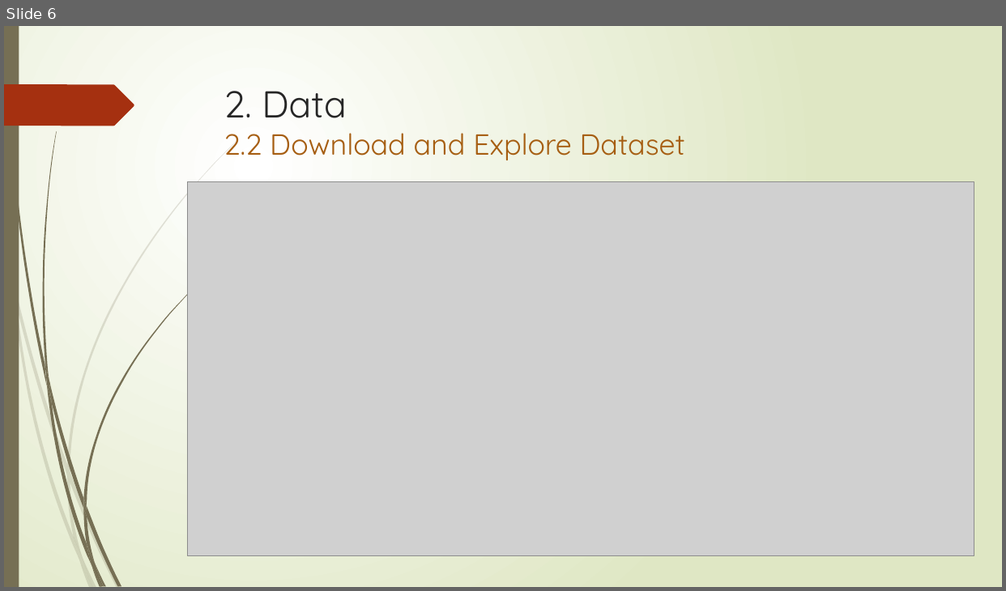
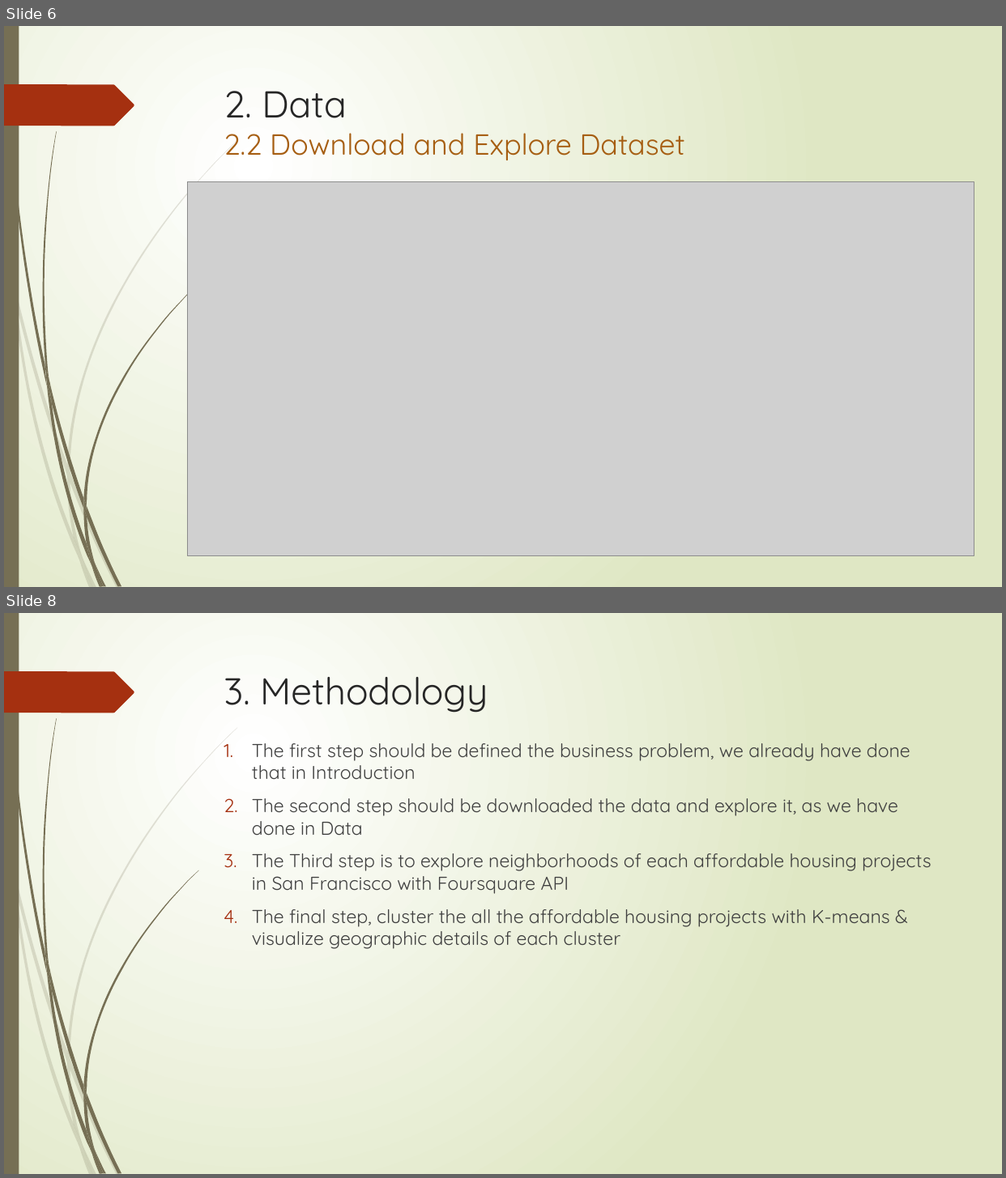
Before and after one commit to liemvt2008/Data-Science-Project, a slide deck: Bussiness_problem_and_datasets.pptx. Shown one above the other, each under a label of ours: slide 6 before the commit, slides 6 and 8 after it; the slides between them are not shown. The pictures are 1006x591 and 1006x1178 pixels, drawn with LibreOffice and Linux fonts; fonts in the diff are those of the drawing; grey boxes stand for pictures. Boxes give left, top, right and bottom in pixels: in the first picture for what was removed or moved away, otherwise in the second. Text is boxed around its words. In the diff, an @@ line names an element or a change of style, - is before the commit and + after.

```diff
--- a/Bussiness_problem_and_datasets.pptx
+++ b/Bussiness_problem_and_datasets.pptx
@@ slide 8 added at <box>4,613,1002,1174</box>, background gradient #FFFFFF to #DFE8C4; not listed: 24 template elements that a slide beside it also shows @@
@@ title added at <box>224,677,488,713</box>, 36 pt, text #262626 @@
+3. Methodology
@@ text added at <box>252,743,931,949</box>, 18 pt, text #404040 @@
+1. The first step should be defined the business problem, we already have done that in Introduction
+2. The second step should be downloaded the data and explore it, as we have done in Data
+3. The Third step is to explore neighborhoods of each affordable housing projects in San Francisco with Foursquare API
+4. The final step, cluster the all the affordable housing projects with K-means & visualize geographic details of each cluster
```
Also in this commit, not shown: 7 other slides added, 2 other files.
